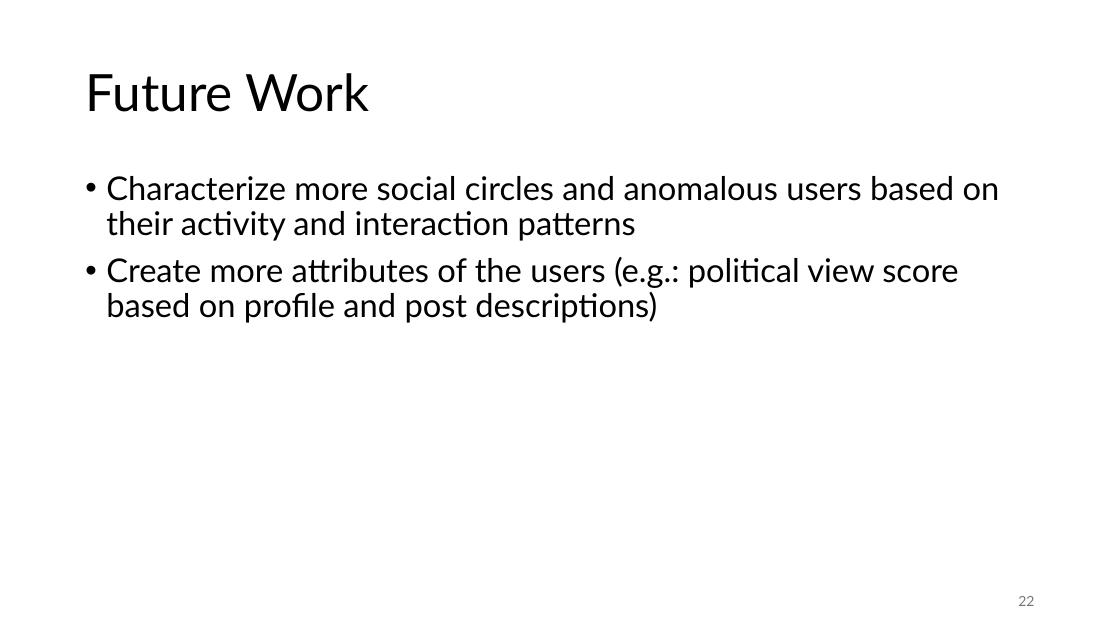
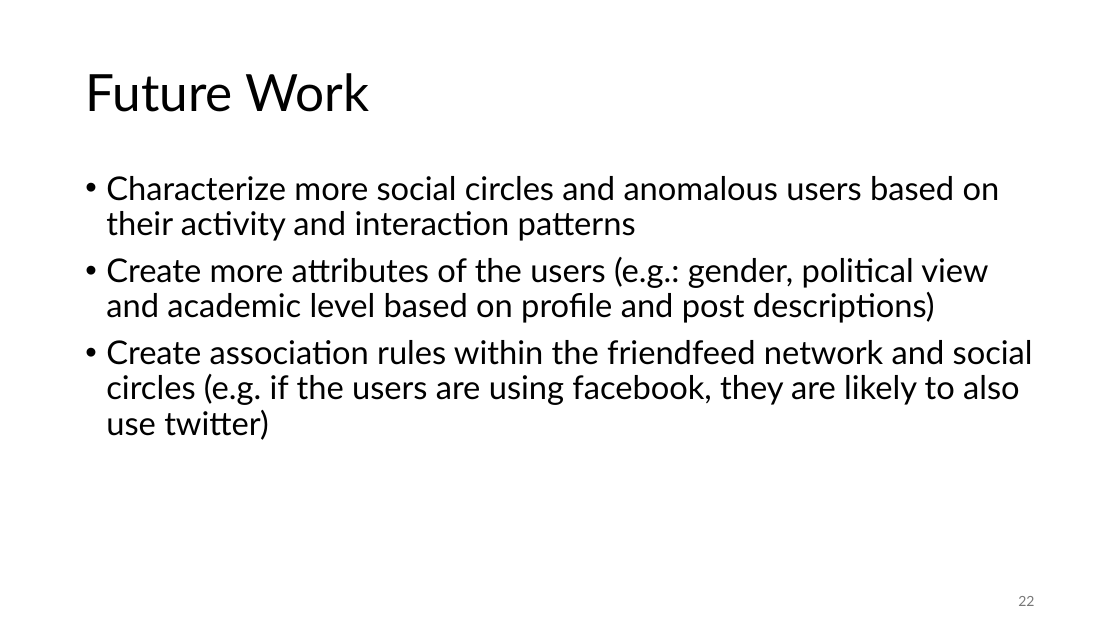
Before and after one commit to jonas-blum/data-mining-1, a slide deck: slide 22 of project/project-presentation-group51.pptx. Drawn at 1120x630 pixels with LibreOffice and Linux fonts; fonts in the diff are those of the drawing. Boxes give left, top, right and bottom in pixels: in the first picture for what was removed or moved away, otherwise in the second. Text is boxed around its words. In the diff, an @@ line names an element or a change of style, - is before the commit and + after.

```diff
--- a/project/project-presentation-group51.pptx
+++ b/project/project-presentation-group51.pptx
@@ text at <box>106,257,1033,440</box>: text changed @@
-• Create more attributes of the users (e.g.: political view score based on profile and post descriptions)
+• Create more attributes of the users (e.g.: gender, political view and academic level based on profile and post descriptions)
+• Create association rules within the friendfeed network and social circles (e.g. if the users are using facebook, they are likely to also use twitter)
```
Also in this commit, not shown: 5 other slides changed, 1 other file.
